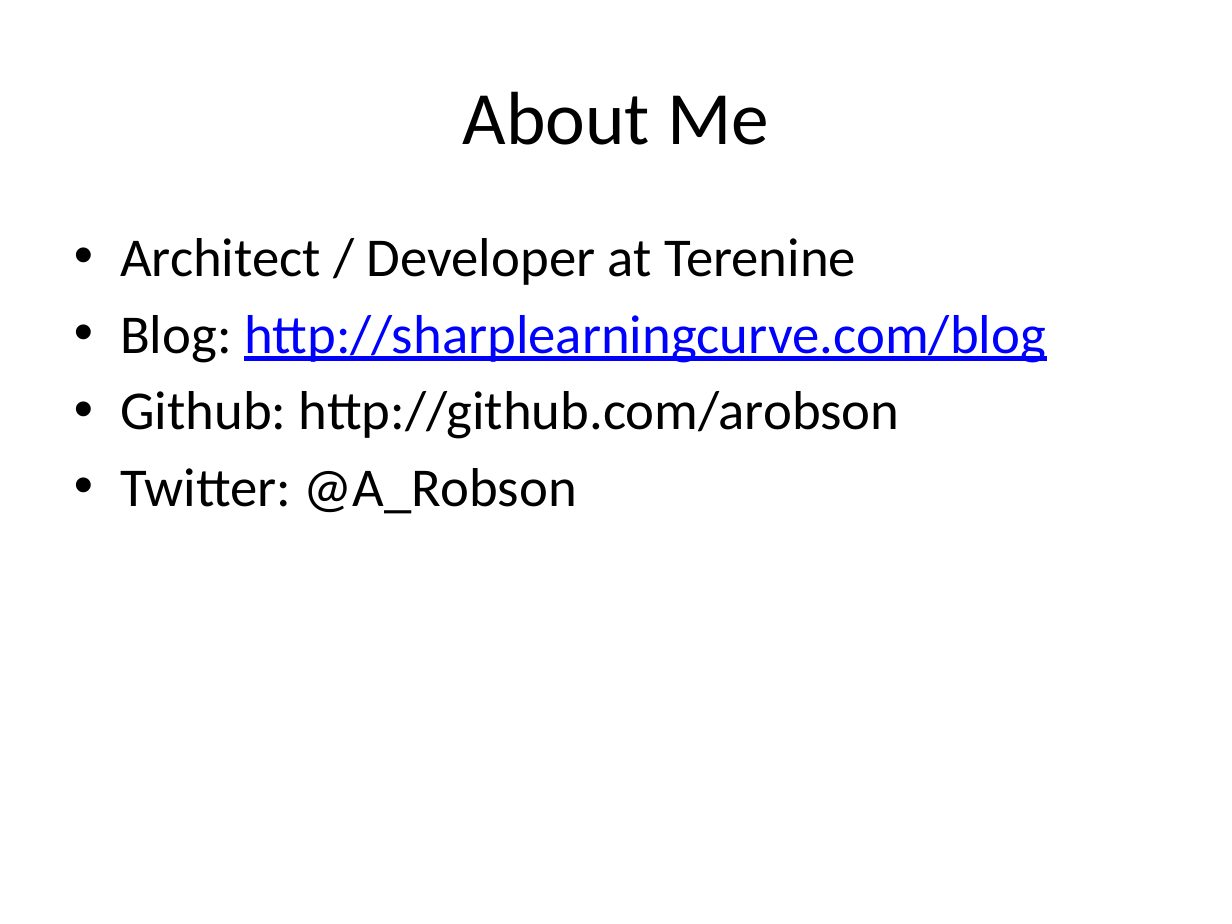
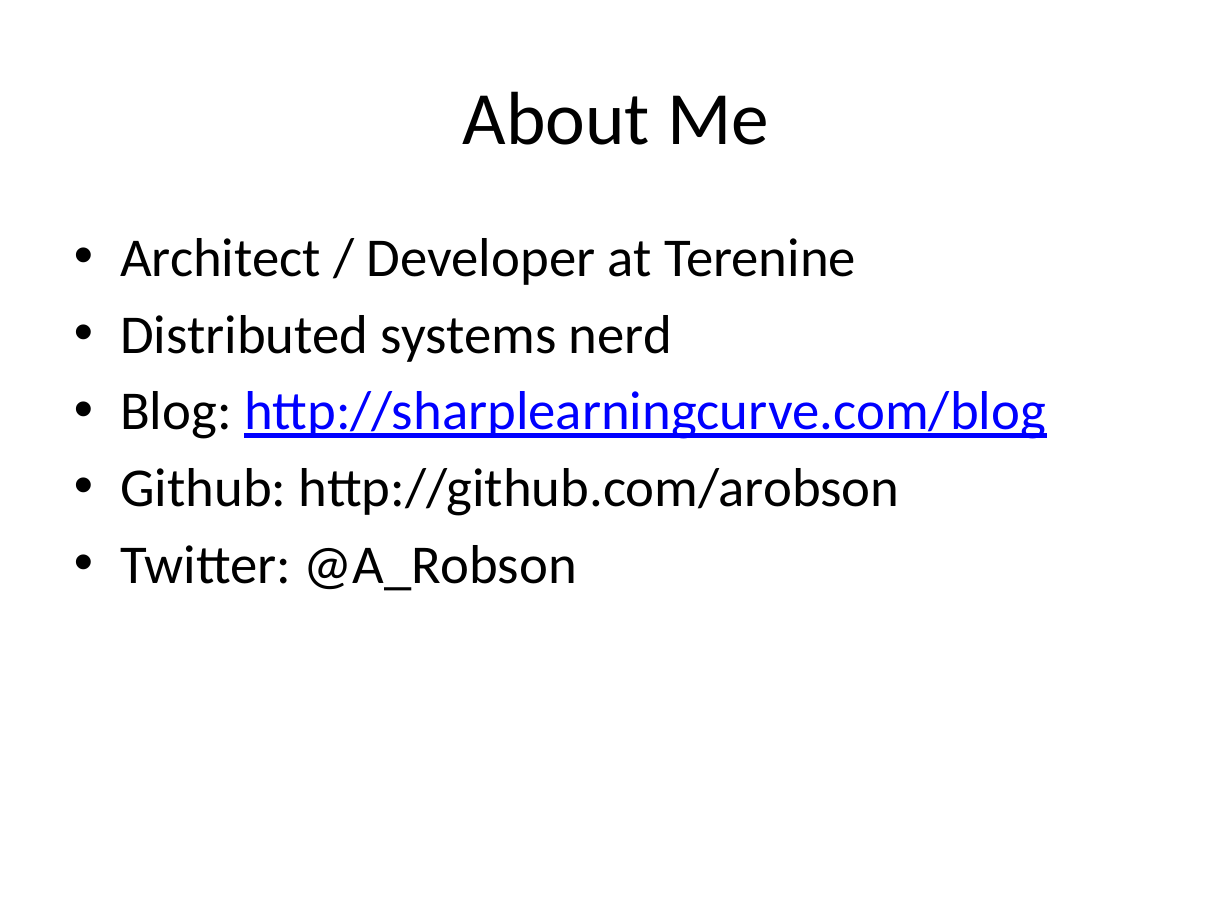
Before and after one commit to cl9p/rabbitmq-demos, a slide deck: slide 2 of Messaging Patterns.pptx. Drawn at 1232x924 pixels with LibreOffice and Linux fonts; fonts in the diff are those of the drawing. Boxes give left, top, right and bottom in pixels: in the first picture for what was removed or moved away, otherwise in the second. Text is boxed around its words. In the diff, an @@ line names an element or a change of style, - is before the commit and + after.

```diff
--- a/Messaging Patterns.pptx
+++ b/Messaging Patterns.pptx
@@ text at [120, 315, 672, 362]: paragraph added @@
+• Distributed systems nerd
```
Also in this commit, not shown: 10 other slides changed, 2 slides added.
